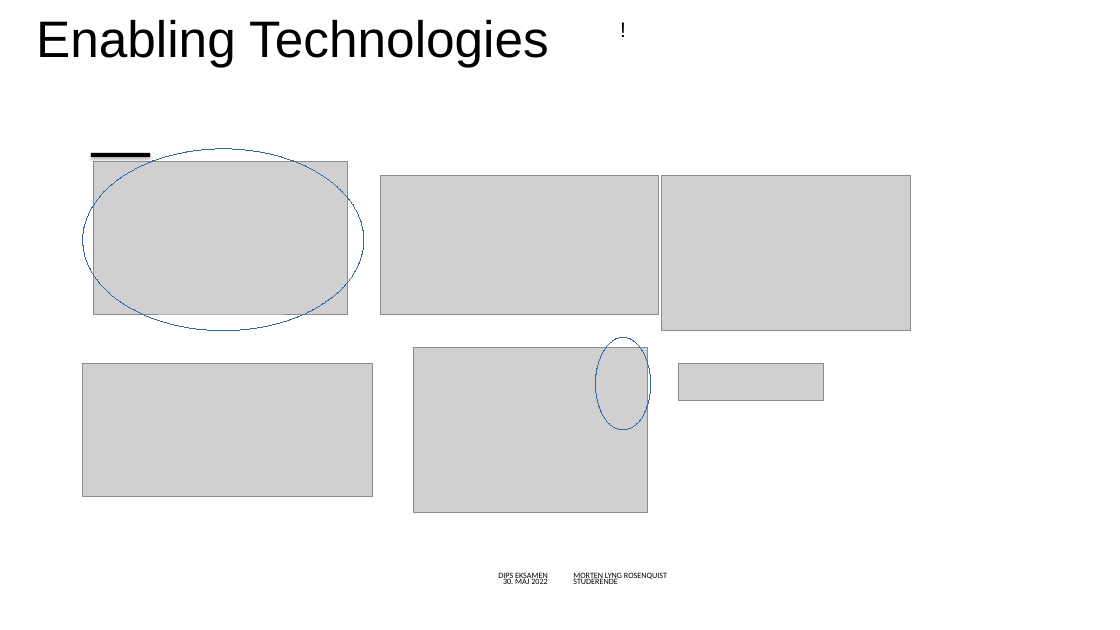
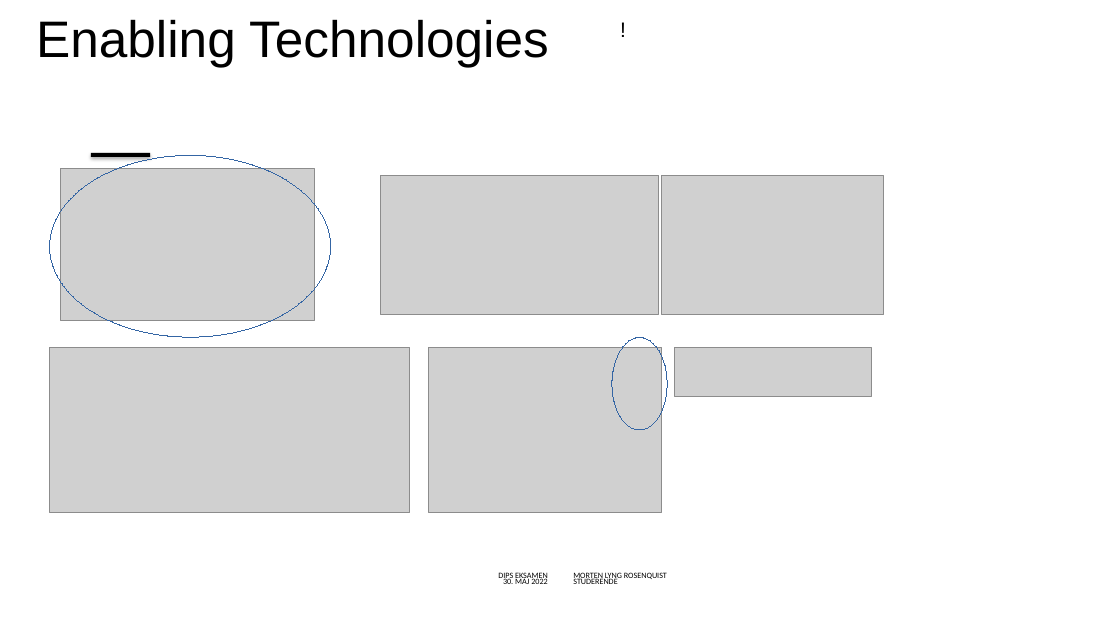
Before and after one commit to mlRosenquist/au-mlr-distributed-and-pervasive-systems, a slide deck: slide 33 of Præsentation.pptx (slide 31 before the commit). Drawn at 1120x630 pixels with LibreOffice and Linux fonts; fonts in the diff are those of the drawing; grey boxes stand for pictures; background and template pictures are left out. Boxes give left, top, right and bottom in pixels: in the first picture for what was removed or moved away, otherwise in the second. Text is boxed around its words. In the diff, an @@ line names an element or a change of style, - is before the commit and + after.

```diff
--- a/Præsentation.pptx
+++ b/Præsentation.pptx
@@ ellipse: place and size @@
-ellipse at bbox=[82, 149, 364, 330]
+ellipse at bbox=[50, 155, 330, 337]
@@ picture: place and size @@
-picture at bbox=[93, 162, 347, 314]
+picture at bbox=[60, 169, 314, 321]
@@ picture: place and size @@
-picture at bbox=[661, 176, 910, 330]
+picture at bbox=[661, 176, 883, 314]
@@ picture: place and size @@
-picture at bbox=[82, 364, 372, 497]
+picture at bbox=[50, 347, 410, 513]
@@ picture: place and size @@
-picture at bbox=[413, 347, 647, 513]
+picture at bbox=[428, 347, 661, 513]
@@ ellipse: place and size @@
-ellipse at bbox=[596, 338, 651, 430]
+ellipse at bbox=[612, 338, 667, 430]
@@ picture: place and size @@
-picture at bbox=[678, 364, 823, 401]
+picture at bbox=[675, 347, 871, 397]
```
Also in this commit, not shown: 18 other slides changed, 3 slides added, 1 slide removed, 1 other file.
